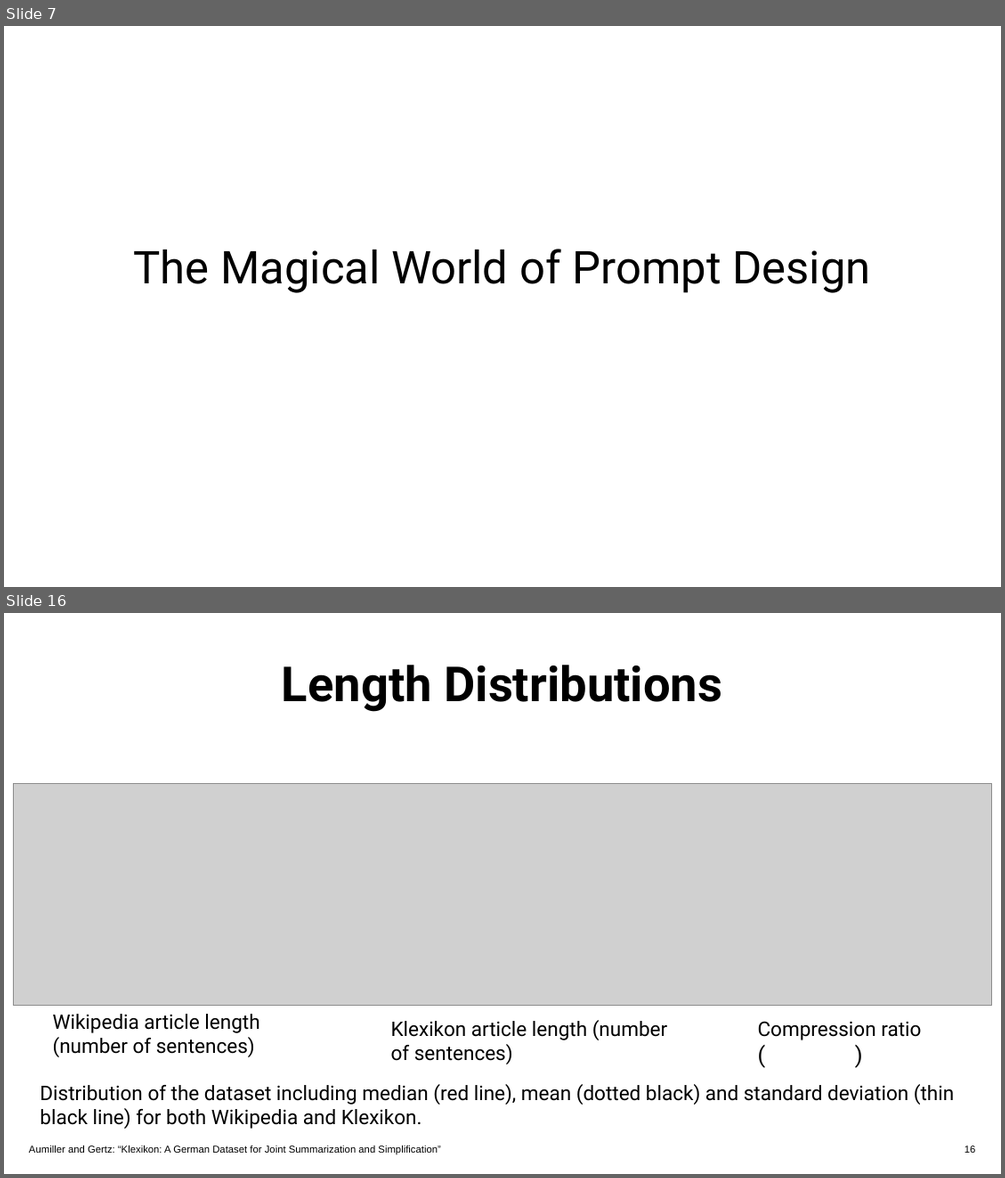
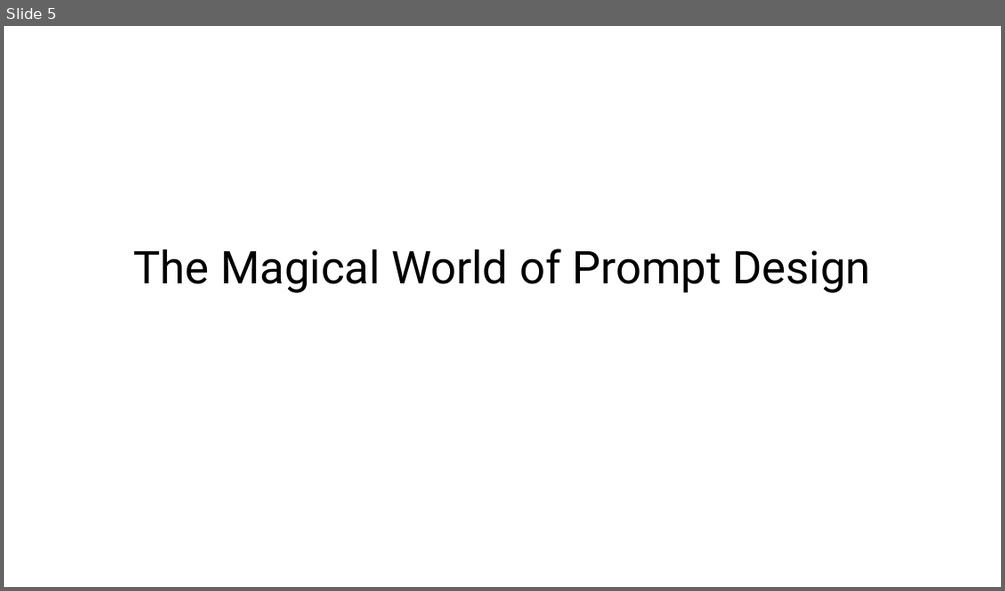
Before and after one commit to dennlinger/TSAR-2022-Shared-Task, a slide deck: presentation/uniHD_tsar.pptx. Shown one above the other, each under a label of ours: slides 7 and 16 before the commit, slide 5 after it; the slides between them are not shown. The pictures are 1005x1178 and 1005x591 pixels, drawn with LibreOffice and Linux fonts; fonts in the diff are those of the drawing; grey boxes stand for pictures; background and template pictures are left out. Boxes give left, top, right and bottom in pixels: in the first picture for what was removed or moved away, otherwise in the second. Text is boxed around its words. In the diff, an @@ line names an element or a change of style, - is before the commit and + after.

```diff
--- a/presentation/uniHD_tsar.pptx
+++ b/presentation/uniHD_tsar.pptx
@@ slide 16 removed at <box>4,613,1001,1174</box>, background #FFFFFF @@
@@ text removed at <box>282,665,722,712</box> @@
-Length Distributions
@@ picture removed at <box>13,784,992,1005</box> @@
@@ text removed at <box>53,1013,259,1057</box> @@
-Wikipedia article length (number of sentences)
@@ text removed at <box>391,1020,667,1064</box> @@
-Klexikon article length (number of sentences)
@@ text removed at <box>758,1021,921,1040</box> @@
-Compression ratio
-( )
@@ text removed at <box>40,1084,954,1128</box> @@
-Distribution of the dataset including median (red line), mean (dotted black) and standard deviation (thin black line) for both Wikipedia and Klexikon.
@@ free removed at <box>29,1140,693,1155</box> @@
-Aumiller and Gertz: “Klexikon: A German Dataset for Joint Summarization and Simplification”
@@ page number removed at <box>723,1140,977,1155</box> @@
-16
@@ what was slide 7 is now slide 5 @@
```
Also in this commit, not shown: 7 slides changed, 15 slides added, 16 other slides removed, 16 other files.
